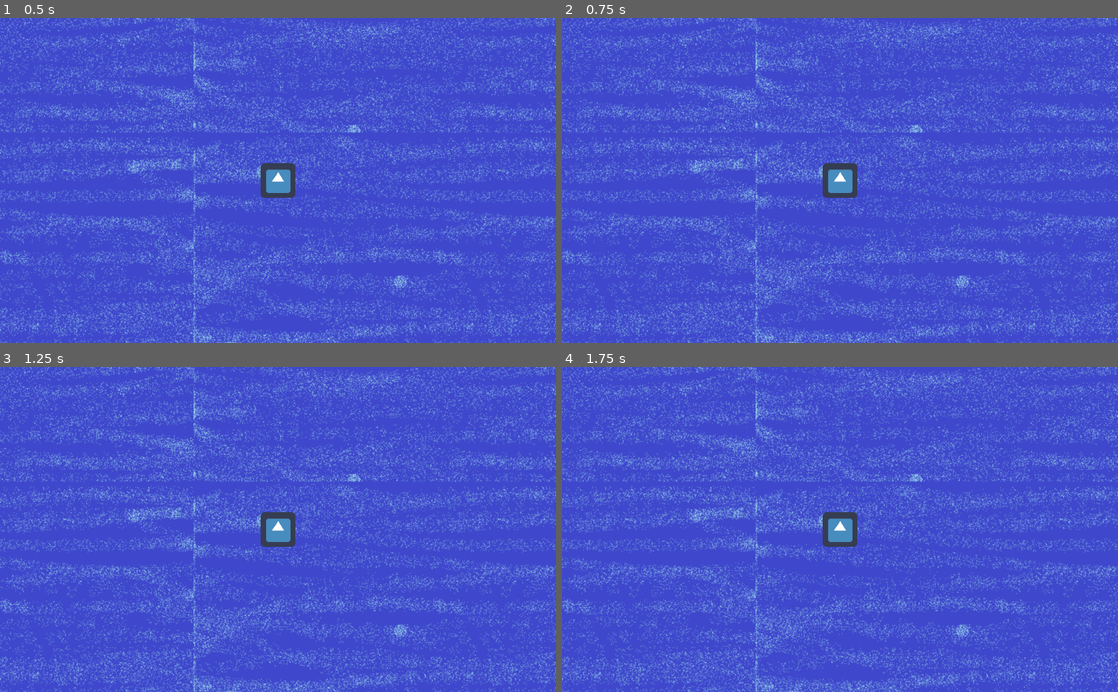
Above: before the commit, frames 1-4 (two rows, left to right).
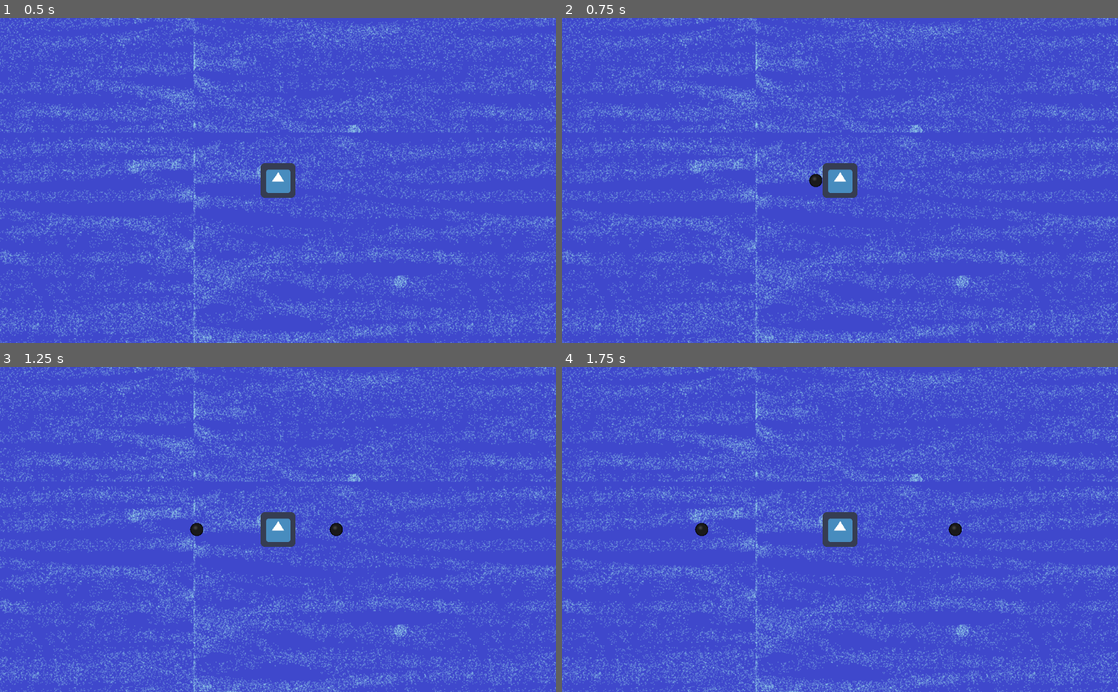
Above: after the commit, the same moments.

Repository: Inglo-Games/GodotWildJam19
Game: Godot game, scene res://scenes/world.tscn
Two runs of this game, one before a commit and one after it. Both use one fixed random seed, a clock stepped at 60 frames per second and the inputs below. The engine's default icon, where the game draws it, is replaced by a stand-in: a white triangle on a blue panel in a dark square.
Inputs:
- Up to frame 1 (0.5 s): no input
- Up to frame 2 (0.75 s): tap Enter at 0.5 s; hold Right (move_right) from 0.53 s (still down); tap A (cannon_port) at 0.6 s
- Up to frame 3 (1.25 s): keep holding Right (move_right); tap D (cannon_starboard) at 0.8 s
- Up to frame 4 (1.75 s): release Right (move_right) at 1.28 s; hold Left (move_left) from 1.28 s (still down); tap D (cannon_starboard) at 1.35 s; tap A (cannon_port) at 1.55 s

Frame 1 is identical in both runs. In frame 2, less than 0.1% of the frame differs, in the area x 44-47%, y 47-53%; in frame 3, 0.2%, in the area x 34-62%, y 47-53%; in frame 4, 0.2%.

Commit message:
Adding cannonball object and firing logic

Diff:
--- /dev/null
+++ b/assets/cannonball.svg
@@ -0,0 +1,96 @@
+<?xml version="1.0" encoding="UTF-8" standalone="no"?>
+<!-- Created with Inkscape (http://www.inkscape.org/) -->
+
+<svg
+   xmlns:dc="http://purl.org/dc/elements/1.1/"
+   xmlns:cc="http://creativecommons.org/ns#"
+   xmlns:rdf="http://www.w3.org/1999/02/22-rdf-syntax-ns#"
+   xmlns:svg="http://www.w3.org/2000/svg"
+   xmlns="http://www.w3.org/2000/svg"
+   xmlns:xlink="http://www.w3.org/1999/xlink"
+   xmlns:sodipodi="http://sodipodi.sourceforge.net/DTD/sodipodi-0.dtd"
+   xmlns:inkscape="http://www.inkscape.org/namespaces/inkscape"
+   width="120"
+   height="120"
+   viewBox="0 0 31.749999 31.750001"
+   version="1.1"
+   id="svg8"
+   inkscape:version="0.92.4 (5da689c313, 2019-01-14)"
+   sodipodi:docname="cannonball.svg">
+  <defs
+     id="defs2">
+    <linearGradient
+       inkscape:collect="always"
+       id="linearGradient4542">
+      <stop
+         style="stop-color:#4d4d4d;stop-opacity:1;"
+         offset="0"
+         id="stop4538" />
+      <stop
+         style="stop-color:#4d4d4d;stop-opacity:0;"
+         offset="1"
+         id="stop4540" />
+    </linearGradient>
+    <radialGradient
+       inkscape:collect="always"
+       xlink:href="#linearGradient4542"
+       id="radialGradient4544"
+       cx="13.739324"
+       cy="280.00851"
+       fx="13.739324"
+       fy="280.00851"
+       r="3.4348307"
+       gradientTransform="matrix(1.9893618,0,0,1.9042557,-14.725926,-256.34178)"
+       gradientUnits="userSpaceOnUse" />
+  </defs>
+  <sodipodi:namedview
+     id="base"
+     pagecolor="#ffffff"
+     bordercolor="#666666"
+     borderopacity="1.0"
+     inkscape:pageopacity="0.0"
+     inkscape:pageshadow="2"
+     inkscape:zoom="3.6203867"
+     inkscape:cx="90.259069"
+     inkscape:cy="54.005076"
+     inkscape:document-units="mm"
+     inkscape:current-layer="layer1"
+     showgrid="false"
+     units="px"
+     inkscape:window-width="1366"
+     inkscape:window-height="705"
+     inkscape:window-x="-8"
+     inkscape:window-y="-8"
+     inkscape:window-maximized="1" />
+  <metadata
+     id="metadata5">
+    <rdf:RDF>
+      <cc:Work
+         rdf:about="">
+        <dc:format>image/svg+xml</dc:format>
+        <dc:type
+           rdf:resource="http://purl.org/dc/dcmitype/StillImage" />
+        <dc:title />
+      </cc:Work>
+    </rdf:RDF>
+  </metadata>
+  <g
+     inkscape:label="Layer 1"
+     inkscape:groupmode="layer"
+     id="layer1"
+     transform="translate(0,-265.24998)">
+    <circle
+       id="path10"
+       cx="15.875001"
+       cy="281.125"
+       style="fill:#1a1a1a;stroke:#000000;stroke-width:1.51190472;stroke-miterlimit:4;stroke-dasharray:none;stroke-opacity:1"
+       r="15.119047" />
+    <ellipse
+       style="fill:url(#radialGradient4544);fill-opacity:1;stroke:none;stroke-width:3.14033818;stroke-miterlimit:4;stroke-dasharray:none;stroke-opacity:1"
+       id="path4520"
+       cx="12.60656"
+       cy="276.866"
+       rx="6.8331208"
+       ry="6.5407958" />
+  </g>
+</svg>
--- a/project.godot
+++ b/project.godot
@@ -8,9 +8,14 @@
 
 config_version=4
 
-_global_script_classes=[  ]
+_global_script_classes=[ {
+"base": "KinematicBody2D",
+"class": "Cannonball",
+"language": "GDScript",
+"path": "res://scripts/cannonball.gd"
+} ]
 _global_script_class_icons={
-
+"Cannonball": ""
 }
 
 [application]
@@ -67,4 +72,3 @@
 quality/driver/driver_name="GLES2"
 vram_compression/import_etc=true
 vram_compression/import_etc2=false
-environment/default_environment="res://default_env.tres"
--- /dev/null
+++ b/scenes/cannonball.tscn
@@ -0,0 +1,28 @@
+[gd_scene load_steps=4 format=2]
+
+[ext_resource path="res://assets/cannonball.svg" type="Texture" id=1]
+[ext_resource path="res://scripts/cannonball.gd" type="Script" id=2]
+
+[sub_resource type="CircleShape2D" id=1]
+radius = 60.0
+
+[node name="cannonball" type="KinematicBody2D"]
+scale = Vector2( 0.2, 0.2 )
+collision_mask = 2
+script = ExtResource( 2 )
+
+[node name="sprite" type="Sprite" parent="."]
+texture = ExtResource( 1 )
+
+[node name="shape" type="CollisionShape2D" parent="."]
+shape = SubResource( 1 )
+
+[node name="cannon" type="AudioStreamPlayer2D" parent="."]
+
+[node name="splash" type="AudioStreamPlayer2D" parent="."]
+
+[node name="hit" type="AudioStreamPlayer2D" parent="."]
+
+[node name="timer" type="Timer" parent="."]
+process_mode = 0
+one_shot = true
--- a/scenes/player.tscn
+++ b/scenes/player.tscn
@@ -7,6 +7,7 @@
 extents = Vector2( 34, 34 )
 
 [node name="player" type="KinematicBody2D"]
+collision_mask = 2
 script = ExtResource( 2 )
 
 [node name="sprite" type="Sprite" parent="."]
@@ -15,6 +16,8 @@
 [node name="shape" type="CollisionShape2D" parent="."]
 shape = SubResource( 1 )
 
+[node name="projectiles" type="Node2D" parent="."]
+
 [node name="cam" type="Camera2D" parent="."]
 current = true
 
--- a/scenes/world.tscn
+++ b/scenes/world.tscn
@@ -15,5 +15,7 @@
 "_edit_use_anchors_": false
 }
 
+[node name="projectiles" type="Node2D" parent="."]
+
 [node name="player" parent="." instance=ExtResource( 1 )]
 position = Vector2( 2555.53, 1688.5 )
--- /dev/null
+++ b/scripts/cannonball.gd
@@ -0,0 +1,32 @@
+extends KinematicBody2D
+class_name Cannonball
+
+const FLIGHT_TIME := 1.75
+const SPEED := 3.5
+
+onready var timer := $timer
+
+var direction := Vector2(1.0, 0.0)
+
+func _ready():
+
+	# Setup life timer
+	timer.connect("timeout", self, "_on_timeout")
+	timer.start(FLIGHT_TIME)
+
+	$cannon.play()
+
+func _physics_process(delta):
+	var collision_info := move_and_collide(direction.normalized() * SPEED)
+	if(collision_info):
+		timer.stop()
+		$hit.play()
+		queue_free()
+
+# Function plays when lifetime ends and nothing is hit
+func _on_timeout():
+	$sprite.visible = false
+	$shape.disabled = true
+	$splash.play()
+	yield($splash, "finished")
+	queue_free()
--- a/scripts/player.gd
+++ b/scripts/player.gd
@@ -2,11 +2,18 @@
 
 const ROT_PER_SEC := 0.96  # Max rotation speed in radians/second
 const WIND_SPEED := 3.0    # Max movement speed in units/second
+const RELOAD_TIME := 2.5   # Time to reload cannons in seconds
+
+onready var Cannonball := preload("res://scenes/cannonball.tscn")
 
 var velocity := 0.0
 var is_sail_up := false
+var is_cannon_ready_port := true
+var is_cannon_ready_star := true
 
-onready var tween : Tween = $tween
+onready var tween = $tween
+onready var projectiles_group = get_node("/root/world/projectiles")
+
 
 func _physics_process(delta):
 
@@ -27,3 +34,36 @@
 		if(Input.is_action_pressed("move_right")):
 			rotation += delta * ROT_PER_SEC * velocity
 		move_and_collide(Vector2.UP.rotated(rotation) * WIND_SPEED * velocity, false)
+
+	if(Input.is_action_just_pressed("cannon_port") and is_cannon_ready_port):
+		fire_cannon_port()
+	if(Input.is_action_just_pressed("cannon_starboard") and is_cannon_ready_star):
+		fire_cannon_starboard()
+
+func fire_cannon_port():
+	is_cannon_ready_port = false
+
+	# Create a new cannonball object
+	var new_ball = Cannonball.instance()
+	var port_vector = Vector2.LEFT.rotated(rotation)
+	new_ball.direction = port_vector
+	new_ball.position = position + port_vector * 20.0
+	projectiles_group.call_deferred("add_child", new_ball)
+
+	# Short timer before ready to fire again
+	yield(get_tree().create_timer(RELOAD_TIME), "timeout")
+	is_cannon_ready_port = true
+
+func fire_cannon_starboard():
+	is_cannon_ready_star = false
+
+	# Create a new cannonball object
+	var new_ball = Cannonball.instance()
+	var star_vector = Vector2.RIGHT.rotated(rotation)
+	new_ball.direction = star_vector
+	new_ball.position = position + star_vector * 20.0
+	projectiles_group.call_deferred("add_child", new_ball)
+
+	# Short timer before ready to fire again
+	yield(get_tree().create_timer(RELOAD_TIME), "timeout")
+	is_cannon_ready_star = true
Not shown, added: assets/cannonball.svg.import
